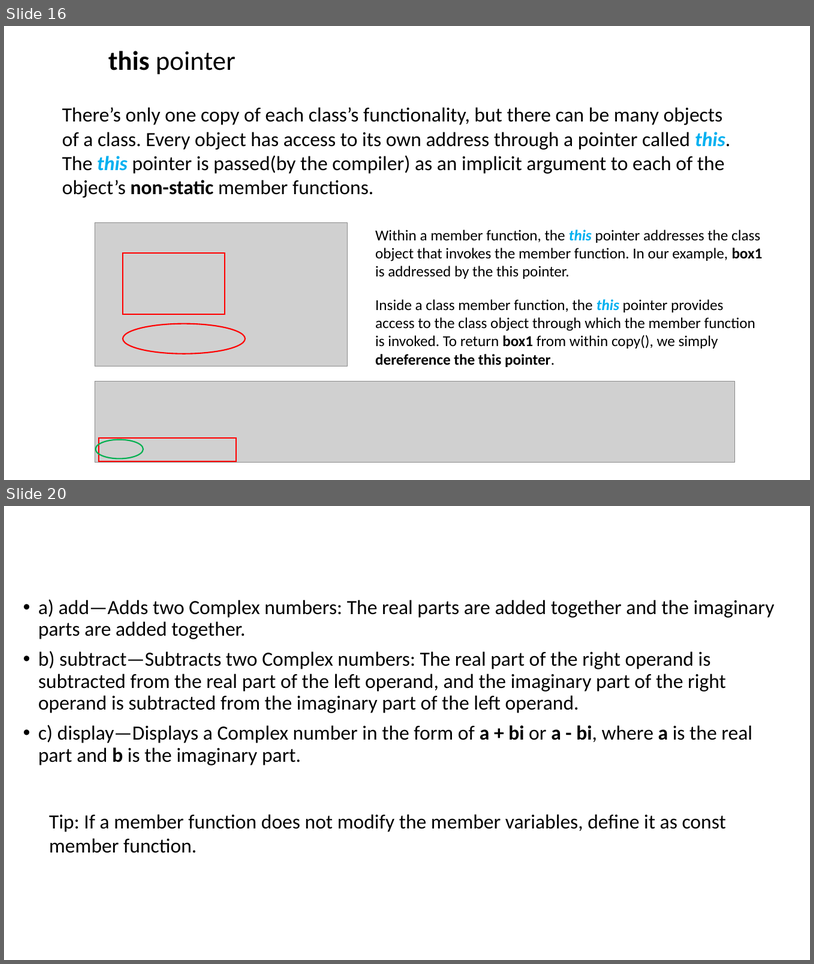
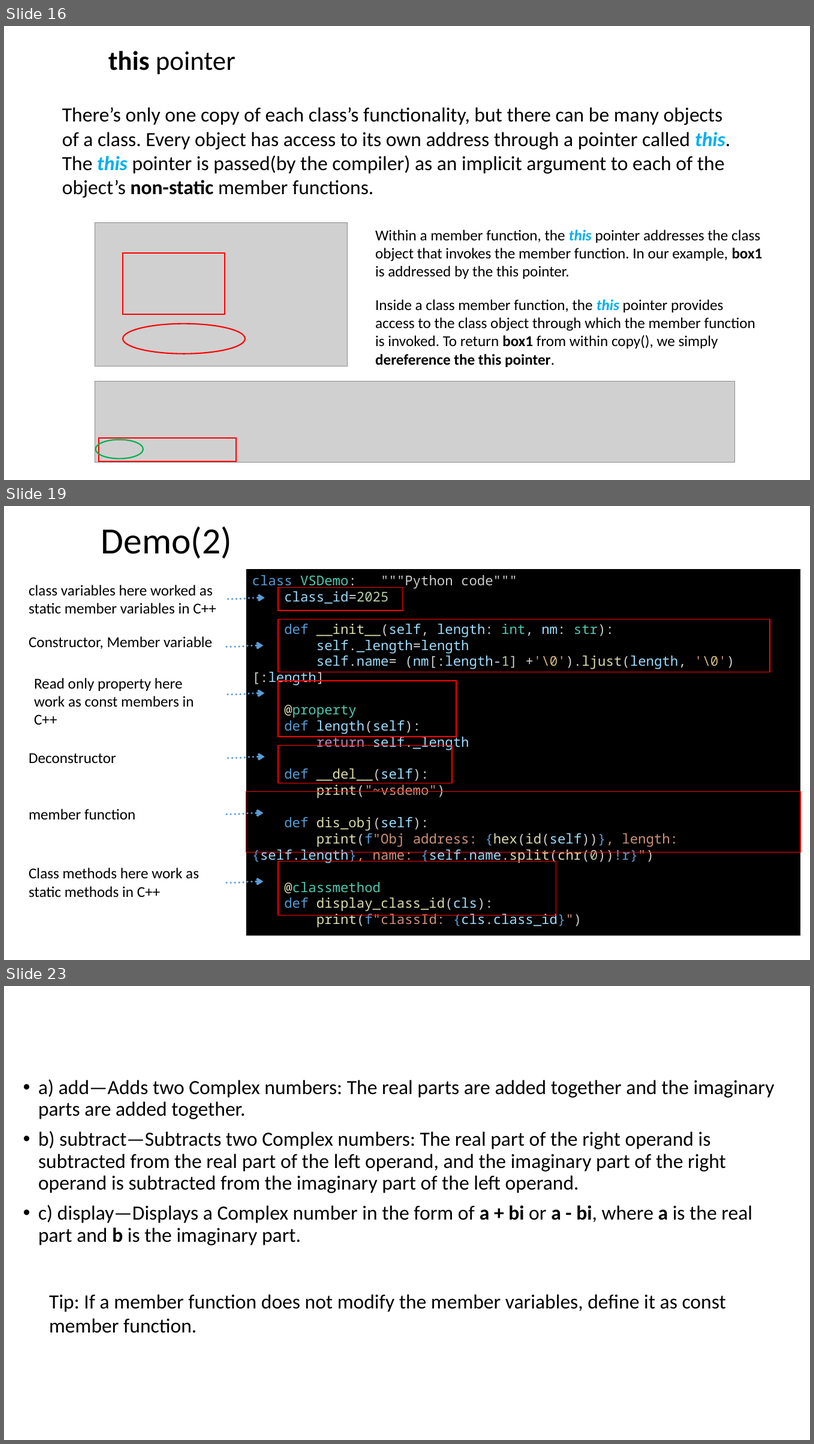
Before and after one commit to ShiqiYu/CPP, a slide deck: week09/Lab09.pptx. Shown one above the other, each under a label of ours: slides 16 and 20 before the commit, slides 16, 19 and 23 after it; the slides between them are not shown. The pictures are 814x964 and 814x1444 pixels, drawn with LibreOffice and Linux fonts; fonts in the diff are those of the drawing; grey boxes stand for pictures; background and template pictures are left out. Boxes give left, top, right and bottom in pixels: in the first picture for what was removed or moved away, otherwise in the second. Text is boxed around its words. In the diff, an @@ line names an element or a change of style, - is before the commit and + after.

```diff
--- a/week09/Lab09.pptx
+++ b/week09/Lab09.pptx
@@ slide 19 added at <box>4,506,810,960</box>, background #FFFFFF @@
@@ title added at <box>101,526,233,559</box>, 44 pt, text #000000 @@
+Demo(2)
@@ rectangle added at <box>246,569,801,935</box>, fill #000000, 16 pt, text #9CDCFE @@
+class VSDemo: """Python code"""
+class_id=2025
+def __init__(self, length: int, nm: str):
+self._length=length
+self.name= (nm[:length-1] +'\0').ljust(length, '\0')[:length]
+@property
+def length(self):
+return self._length
+def __del__(self):
+print("~vsdemo")
+def dis_obj(self):
+print(f"Obj address: {hex(id(self))}, length: {self.length}, name: {self.name.split(chr(0))!r}")
+@classmethod
+def display_class_id(cls):
+print(f"classId: {cls.class_id}")
@@ text added at <box>29,585,216,614</box>, 18 pt, text #000000 @@
+class variables here worked as static member variables in C++
@@ rectangle added at <box>279,588,403,610</box>, outline #FF0000 1 pt @@
@@ curved arrow added from (228, 599) to (265, 598), #5B9BD5 2.5 pt dashed @@
@@ rectangle added at <box>279,619,770,672</box>, outline #FF0000 1 pt @@
@@ text added at <box>29,636,212,649</box>, 18 pt, text #000000 @@
+Constructor, Member variable
@@ curved arrow added from (227, 647) to (264, 645), #5B9BD5 2.5 pt dashed @@
@@ text added at <box>34,678,194,724</box>, 18 pt, text #000000 @@
+Read only property here work as const members in C++
@@ rectangle added at <box>279,681,457,737</box>, outline #FF0000 1 pt @@
@@ curved arrow added from (228, 694) to (265, 693), #5B9BD5 2.5 pt dashed @@
@@ text added at <box>29,753,116,763</box>, 18 pt, text #000000 @@
+Deconstructor
@@ curved arrow added from (228, 757) to (265, 756), #5B9BD5 2.5 pt dashed @@
@@ rectangle added at <box>279,745,453,783</box>, outline #FF0000 1 pt @@
@@ rectangle added at <box>246,792,801,852</box>, outline #FF0000 1 pt @@
@@ text added at <box>29,808,135,819</box>, 18 pt, text #000000 @@
+member function
@@ curved arrow added from (227, 814) to (264, 813), #5B9BD5 2.5 pt dashed @@
@@ rectangle added at <box>279,861,557,915</box>, outline #FF0000 1 pt @@
@@ text added at <box>29,867,199,897</box>, 18 pt, text #000000 @@
+Class methods here work as static methods in C++
@@ curved arrow added from (227, 882) to (264, 881), #5B9BD5 2.5 pt dashed @@
@@ what was slide 20 is now slide 23 @@
```
Also in this commit, not shown: 12 slides changed, 2 other slides added, 3 other files.
